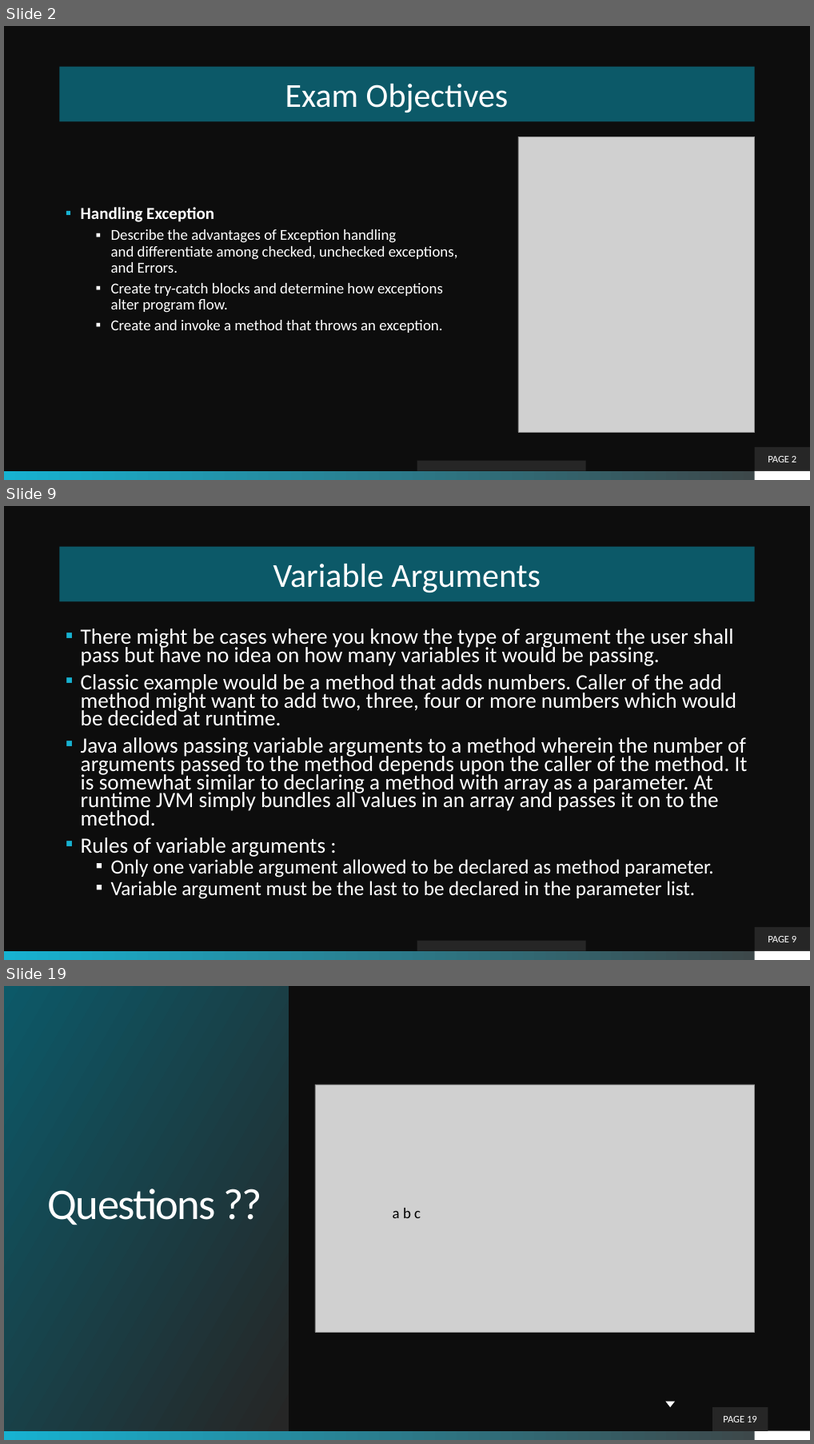
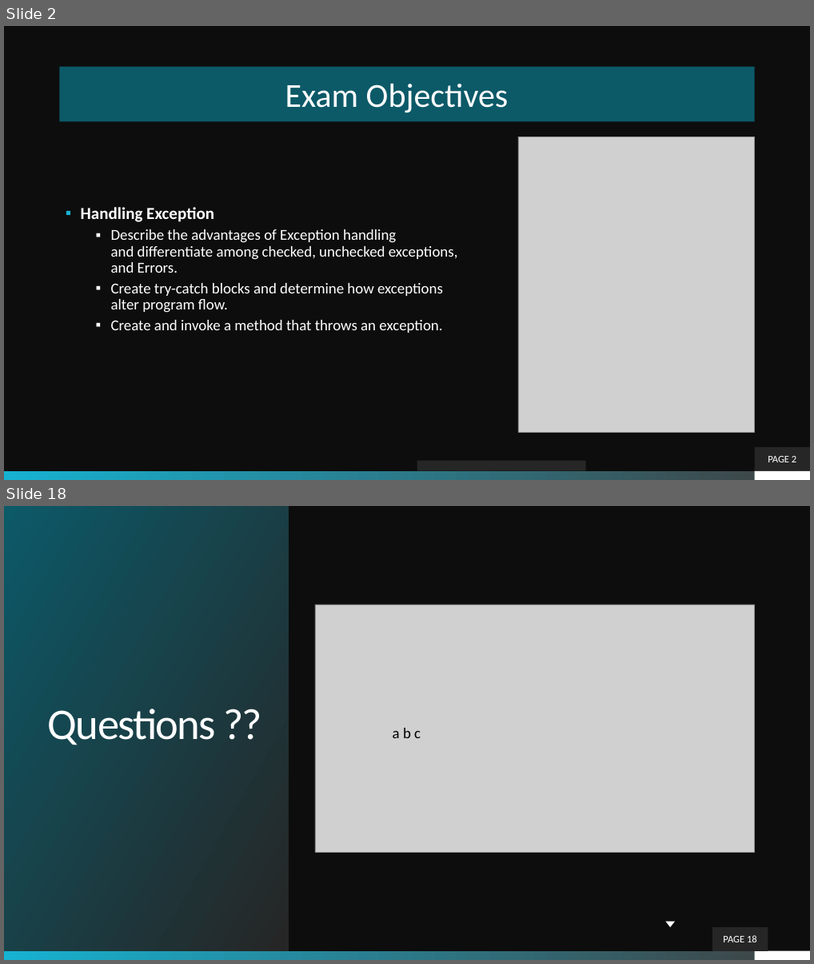
Before and after one commit to theLeonidas/Courses, a slide deck: courseMaterial/Exceptions/Exceptions.pptx. Shown one above the other, each under a label of ours: slides 2, 9 and 19 before the commit, slides 2 and 18 after it; the slides between them are not shown. The pictures are 814x1444 and 814x964 pixels, drawn with LibreOffice and Linux fonts; fonts in the diff are those of the drawing; grey boxes stand for pictures; background and template pictures are left out. Boxes give left, top, right and bottom in pixels: in the first picture for what was removed or moved away, otherwise in the second. Text is boxed around its words. In the diff, an @@ line names an element or a change of style, - is before the commit and + after.

```diff
--- a/courseMaterial/Exceptions/Exceptions.pptx
+++ b/courseMaterial/Exceptions/Exceptions.pptx
@@ slide 9 removed at box(4, 506, 810, 960), background picture (left out); not listed: 2 template elements that a slide beside it also shows @@
@@ title removed at box(60, 547, 755, 601) @@
-Variable Arguments
@@ text removed at box(81, 628, 748, 899) @@
-▪ There might be cases where you know the type of argument the user shall pass but have no idea on how many variables it would be passing.
-▪ Classic example would be a method that adds numbers. Caller of the add method might want to add two, three, four or more numbers which would be decided at runtime.
-▪ Java allows passing variable arguments to a method wherein the number of arguments passed to the method depends upon the caller of the method. It is somewhat similar to declaring a method with array as a parameter. At runtime JVM simply bundles all values in an array and passes it on to the method.
-▪ Rules of variable arguments :
-  ▪ Only one variable argument allowed to be declared as method parameter.
-  ▪ Variable argument must be the last to be declared in the parameter list.
@@ page number removed at box(755, 927, 810, 951) @@
-PAGE 9
@@ rectangle removed at box(417, 940, 586, 951) @@
@@ what was slide 19 is now slide 18 @@
@@ page number at box(723, 935, 758, 942): text changed @@
-PAGE 19
+PAGE 18
```
Also in this commit, not shown: 7 slides changed, 8 slides added, 8 other slides removed, 8 other files.
